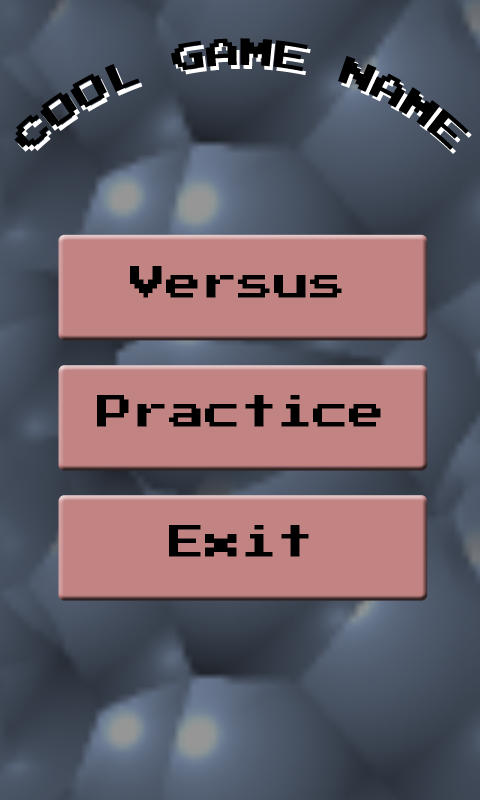
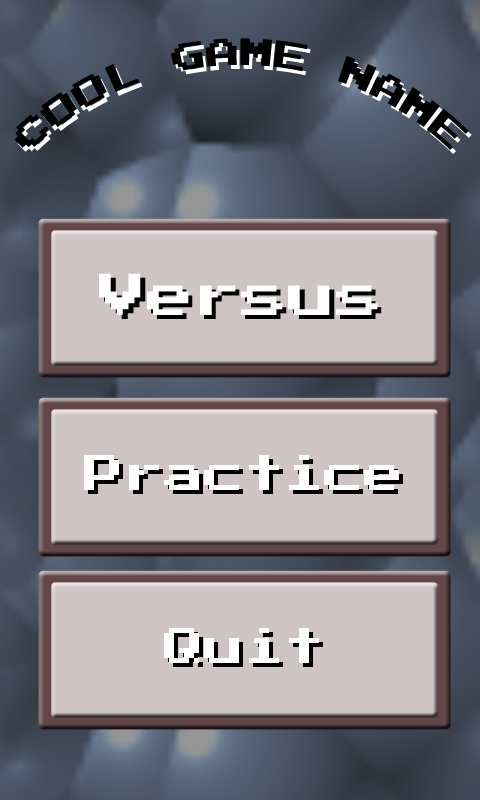
Layer changes from the first 480×800 image to the second:
added group "Difficulty copy" with 13 layers above "Difficulty" over (38, 218, 451, 378)
moved "Versus" (1st of 2, in "Difficulty copy") into group "Difficulty copy", painted on it over (99, 266, 378, 315)
added layer "Versus" (2nd of 2, in "Difficulty copy") in group "Difficulty copy" over (104, 277, 382, 319)
added layer "Shape 1 copy" (1st of 3, in "Difficulty copy") in group "Difficulty copy" over (51, 230, 438, 366)
moved "Shape 1" (1st of 3, in "Difficulty copy") into group "Difficulty copy", painted on it over (38, 218, 451, 378)
removed group "Practice" (1st of 2) (2 layers) over (58, 365, 428, 471)
added group "Difficulty" (3rd of 7) with 13 layers above "Difficulty copy 2" over (38, 367, 451, 557)
moved "Practice" (1st of 2, in "Difficulty") into group "Difficulty", painted on it over (84, 395, 399, 490)
added layer "Practice" (2nd of 2, in "Difficulty") in group "Difficulty" over (88, 459, 403, 494)
added layer "Shape 1 copy" (2nd of 3, in "Difficulty") in group "Difficulty" over (51, 409, 438, 545)
moved "Shape 1" (2nd of 3, in "Difficulty") into group "Difficulty", painted on it over (38, 365, 451, 557)
removed group "Exit" (1st of 2) (2 layers) over (58, 495, 428, 601)
removed layer "Exit" (2nd of 2, in "Exit") from group "Exit" over (169, 525, 309, 557)
added group "Difficulty copy 2" with 13 layers above "COOL GAME NAME" over (38, 540, 451, 730)
added layer "Quit" (1st of 2, in "Difficulty copy 2") in group "Difficulty copy 2" over (164, 628, 319, 663)
added layer "Quit" (2nd of 2, in "Difficulty copy 2") in group "Difficulty copy 2" over (168, 632, 323, 667)
added layer "Shape 1 copy" (3rd of 3, in "Difficulty copy 2") in group "Difficulty copy 2" over (51, 582, 438, 718)
moved "Shape 1" (3rd of 3, in "Difficulty copy 2") into group "Difficulty copy 2", painted on it over (38, 495, 451, 730)
removed group "Versus" (1st of 2) (2 layers) over (58, 234, 428, 341)
